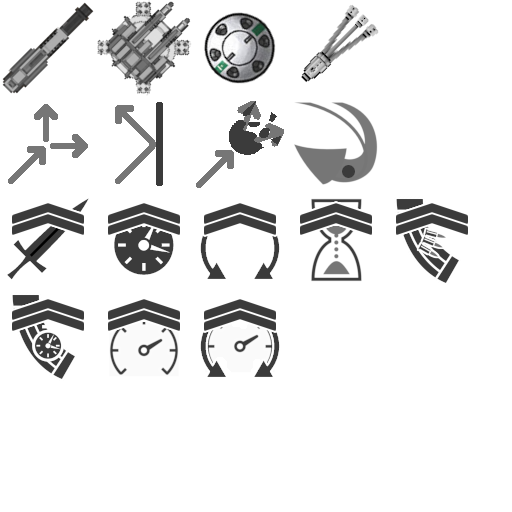
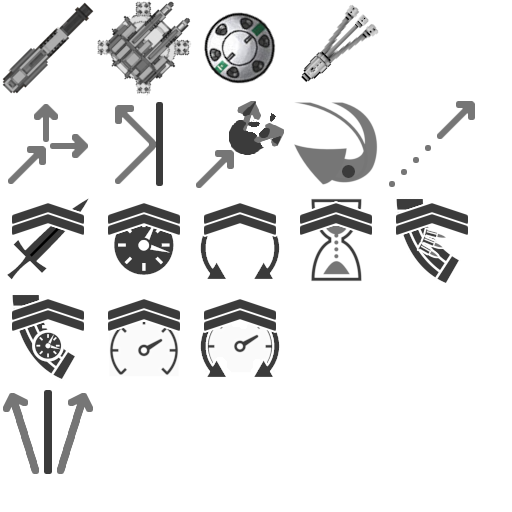
Layered file, before and after one edit (w=512, h=512). Changes by layer:
added layer "Pasted Layer #5" above "Layer #13" over [3, 390, 93, 474]
added layer "Pasted Layer #3" above "Pasted Layer #4" over [389, 101, 475, 187]
removed layer "Pasted Layer copy #1" over [196, 101, 281, 188]
painted on "Pasted Layer copy" over [196, 101, 284, 188]
painted on "Pasted Layer" over [115, 102, 163, 186]
painted on "Layer" over [8, 104, 88, 184]
